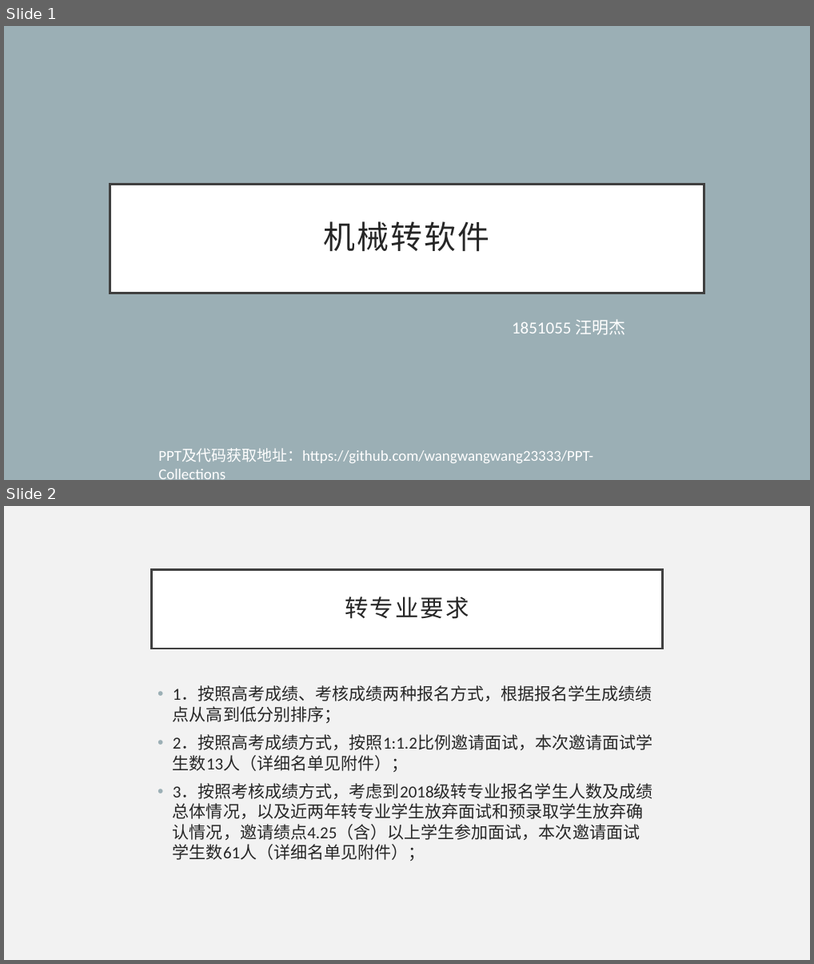
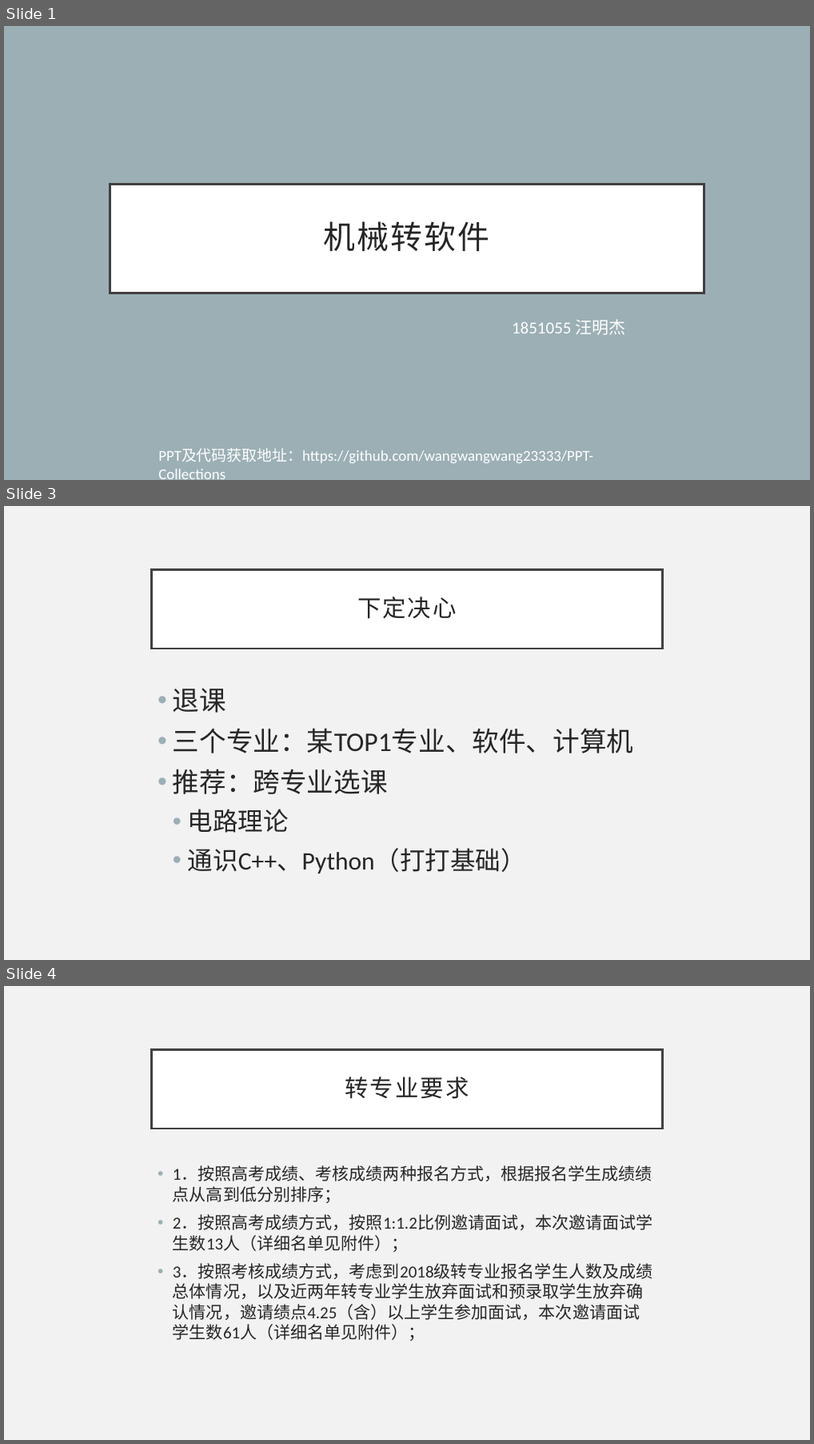
Before and after one commit to wangwangwang23333/PPT-Collections, a slide deck: 转专业讲座需要的物品/ppt.pptx. Shown one above the other, each under a label of ours: slides 1 and 2 before the commit, slides 1, 3 and 4 after it; the slides between them are not shown. The pictures are 814x964 and 814x1444 pixels, drawn with LibreOffice and Linux fonts; fonts in the diff are those of the drawing. Boxes give left, top, right and bottom in pixels: in the first picture for what was removed or moved away, otherwise in the second. Text is boxed around its words. In the diff, an @@ line names an element or a change of style, - is before the commit and + after.

```diff
--- a/转专业讲座需要的物品/ppt.pptx
+++ b/转专业讲座需要的物品/ppt.pptx
@@ slide 3 added at (4,506,810,960), background #F2F2F2 @@
@@ title added at (152,569,662,648), fill #FFFFFF, outline #404040 2.5 pt, 28 pt, text #262626 @@
+下定决心
@@ text added at (173,688,634,873), 32 pt, text #262626 @@
+• 退课
+• 三个专业：某TOP1专业、软件、计算机
+• 推荐：跨专业选课
+  • 电路理论
+  • 通识C++、Python（打打基础）
@@ what was slide 2 is now slide 4 @@
```
Also in this commit, not shown: 3 slides changed, 3 other slides added.
